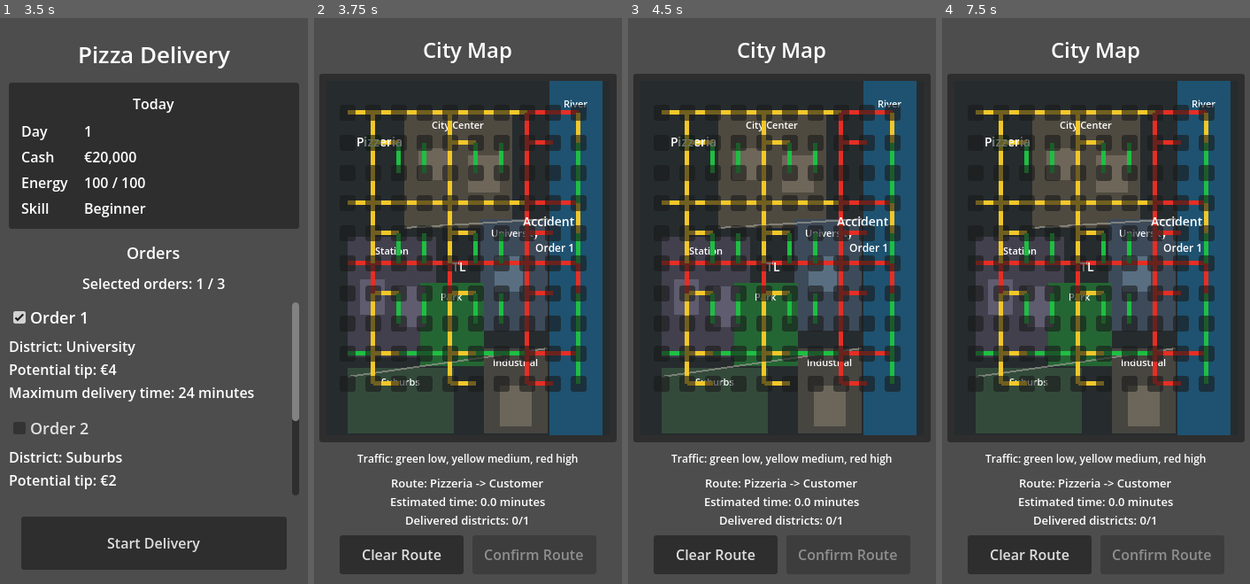
Above: before the commit, frames 1-4 (left to right).
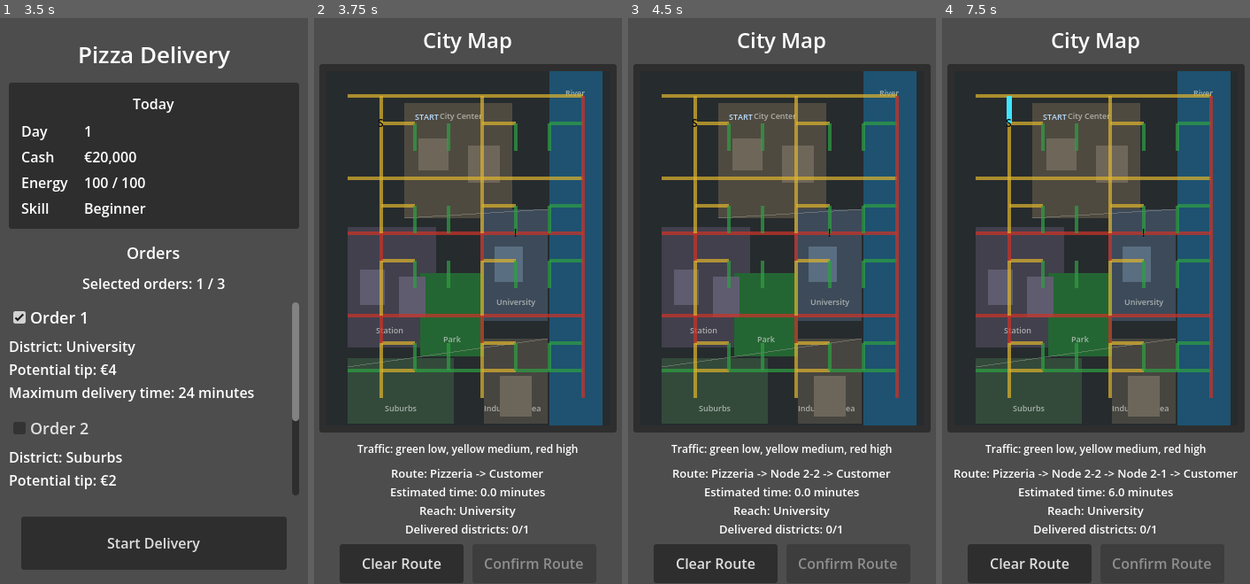
Above: after the commit, the same moments.

Repository: bubushen/project-ceo
Game: Godot game, scene res://main.tscn
Same seed, same stepped clock (60 frames per second), same inputs: the game is played once before the commit and once after it.
Inputs (mouse positions are in pixels of both pictures, inside the frame that each line leads up to):
- Up to frame 1 (3.5 s): click "Keep everything" at 0.5 s; click "Pizza Delivery" at 1.25 s; click "Confirm" at 2 s; click "Order 1" at 2.75 s
- Up to frame 2 (3.75 s): click "Start Delivery" at 3.5 s
- Up to frame 3 (4.5 s): click (695, 125) at 4.25 s, where only the run after the commit has a clickable "S"
- Up to frame 4 (7.5 s): click (975, 114) at 5.02 s; click (975, 97) at 5.77 s; click (1000, 114) at 6.52 s; click (1009, 97) at 7.27 s

Frame 1 is identical in both runs. In frame 2, 32% of the frame differs, in the area x 1-99%, y 2-100%; in frame 3, 32%; in frame 4, 32%.

Commit message:
wip: city map readability iteration

Diff:
--- a/UI/city_map/city_map.gd
+++ b/UI/city_map/city_map.gd
@@ -3,11 +3,11 @@
 
 signal delivery_completed(result: Dictionary)
 
-const GRID_COLUMNS := 10
-const GRID_ROWS := 10
-const GRID_ORIGIN := Vector2(24, 36)
-const GRID_SPACING := Vector2(29, 34)
-const PIZZERIA_POSITION := Vector2(52, 70)
+const GRID_COLUMNS := 8
+const GRID_ROWS := 12
+const GRID_ORIGIN := Vector2(24, 28)
+const GRID_SPACING := Vector2(38, 31)
+const PIZZERIA_POSITION := Vector2(62, 59)
 const START_NODE_ID := "Node 2-2"
 const BASE_PAY_PER_ORDER := 6
 const BASE_SEGMENT_TIME := 4.0
@@ -15,28 +15,33 @@
 const TRAFFIC_MEDIUM_MULTIPLIER := 1.5
 const TRAFFIC_HIGH_MULTIPLIER := 2.0
 
-const TRAFFIC_LOW := Color(0.12, 0.75, 0.26, 1.0)
-const TRAFFIC_MEDIUM := Color(0.95, 0.78, 0.16, 1.0)
-const TRAFFIC_HIGH := Color(0.9, 0.18, 0.14, 1.0)
-const NODE_NORMAL := Color.WHITE
-const NODE_SELECTED := Color(0.35, 0.75, 1.0, 1.0)
-const NODE_AVAILABLE := Color(0.45, 1.0, 0.55, 1.0)
-const NODE_FADED := Color(0.55, 0.55, 0.55, 0.75)
-
-const CUSTOMER_LOCATIONS := {
-	"City Center": Vector2(140, 110),
-	"Station": Vector2(54, 210),
-	"University": Vector2(226, 176),
-	"Industrial Area": Vector2(226, 310),
-	"Suburbs": Vector2(82, 344),
-}
+const TRAFFIC_LOW := Color(0.18, 0.62, 0.26, 0.72)
+const TRAFFIC_MEDIUM := Color(0.86, 0.7, 0.18, 0.72)
+const TRAFFIC_HIGH := Color(0.78, 0.2, 0.16, 0.74)
+const NODE_NORMAL := Color(0.03, 0.04, 0.05, 1.0)
+const NODE_SELECTED := Color(0.28, 0.88, 1.0, 1.0)
+const NODE_AVAILABLE := Color(0.38, 0.86, 0.5, 1.0)
+const NODE_START := Color(0.08, 0.38, 1.0, 1.0)
+const NODE_OBJECTIVE := Color(1.0, 0.58, 0.02, 1.0)
+const NODE_DELIVERED := Color(0.18, 1.0, 0.38, 1.0)
+const NODE_FADED := Color(0.05, 0.06, 0.07, 1.0)
+const NODE_OUTLINE := Color(0.86, 0.9, 0.92, 1.0)
+const NODE_TEXT := Color(0.03, 0.04, 0.05, 1.0)
+const NODE_START_OUTLINE := Color(0.72, 0.9, 1.0, 1.0)
+const NODE_OBJECTIVE_OUTLINE := Color(1.0, 0.96, 0.45, 1.0)
+const NORMAL_NODE_SIZE := Vector2(13, 13)
+const AVAILABLE_NODE_SIZE := Vector2(18, 18)
+const SELECTED_NODE_SIZE := Vector2(20, 20)
+const START_NODE_SIZE := Vector2(28, 28)
+const OBJECTIVE_NODE_SIZE := Vector2(30, 30)
+const DELIVERED_NODE_SIZE := Vector2(28, 28)
 
 const CUSTOMER_DELIVERY_NODES := {
-	"City Center": "Node 5-3",
-	"Station": "Node 2-6",
-	"University": "Node 8-5",
-	"Industrial Area": "Node 8-9",
-	"Suburbs": "Node 3-10",
+	"City Center": "Node 4-4",
+	"Station": "Node 2-7",
+	"University": "Node 6-6",
+	"Industrial Area": "Node 5-10",
+	"Suburbs": "Node 2-11",
 }
 
 @onready var _road_layer: Control = %RoadLayer
@@ -70,12 +75,6 @@
 	_clear_order_markers()
 	_clear_route()
 
-	var district_counts: Dictionary = {}
-	for order in selected_orders:
-		if order is Dictionary:
-			var order_data: Dictionary = order as Dictionary
-			_add_order_marker(order_data, district_counts)
-
 
 func _build_road_network() -> void:
 	for y in range(GRID_ROWS):
@@ -99,9 +98,10 @@
 			var node_id := _node_id(x, y)
 			var button := Button.new()
 			button.text = ""
-			button.size = Vector2(18, 18)
-			button.custom_minimum_size = Vector2(18, 18)
-			button.position = _node_position(x, y) - Vector2(9, 9)
+			button.flat = true
+			button.focus_mode = Control.FOCUS_NONE
+			button.mouse_default_cursor_shape = Control.CURSOR_POINTING_HAND
+			_apply_node_visual(button, _node_position(x, y), NORMAL_NODE_SIZE, NODE_NORMAL, 0)
 			button.pressed.connect(_on_intersection_pressed.bind(node_id))
 			_node_layer.add_child(button)
 			_node_buttons[node_id] = button
@@ -111,7 +111,7 @@
 func _add_road_segment(start: Vector2, end: Vector2, color: Color) -> void:
 	var road := Line2D.new()
 	road.points = PackedVector2Array([start, end])
-	road.width = 5.0
+	road.width = 4.0
 	road.default_color = color
 	_road_layer.add_child(road)
 
@@ -128,19 +128,19 @@
 
 
 func _has_horizontal_road(x: int, y: int) -> bool:
-	if y in [0, 3, 5, 8]:
+	if y in [0, 3, 5, 8, 10]:
 		return true
-	return x in [1, 4, 7] and not (y in [2, 7])
+	return x in [1, 4, 6] and not (y in [2, 7, 11])
 
 
 func _has_vertical_road(x: int, y: int) -> bool:
-	if x in [1, 4, 7, 9]:
+	if x in [1, 4, 7]:
 		return true
-	return y in [1, 4, 6] and not (x in [0, 8])
+	return y in [1, 4, 6, 9] and x != 0
 
 
 func _traffic_color(x: int, y: int) -> Color:
-	if x in [7, 8] or y == 5:
+	if x == 7 or y in [5, 8]:
 		return TRAFFIC_HIGH
 	if x in [1, 4] or y in [0, 3]:
 		return TRAFFIC_MEDIUM
@@ -171,27 +171,12 @@
 
 func _clear_order_markers() -> void:
 	for child in _order_marker_layer.get_children():
+		_order_marker_layer.remove_child(child)
 		child.queue_free()
 
 
-func _add_order_marker(order: Dictionary, district_counts: Dictionary) -> void:
-	var district := str(order.get("district", ""))
-	if not CUSTOMER_LOCATIONS.has(district):
-		return
-
-	var marker_count := int(district_counts.get(district, 0))
-	district_counts[district] = marker_count + 1
-
-	var marker := Label.new()
-	marker.text = "Order %d" % int(order.get("number", 0))
-	marker.horizontal_alignment = HORIZONTAL_ALIGNMENT_CENTER
-	marker.vertical_alignment = VERTICAL_ALIGNMENT_CENTER
-	marker.mouse_filter = Control.MOUSE_FILTER_IGNORE
-	marker.add_theme_font_size_override("font_size", 12)
-	marker.custom_minimum_size = Vector2(66, 26)
-	var base_position: Vector2 = CUSTOMER_LOCATIONS[district]
-	marker.position = base_position + Vector2(marker_count * 18, 0)
-	_order_marker_layer.add_child(marker)
+func _refresh_order_markers() -> void:
+	_clear_order_markers()
 
 
 func _on_intersection_pressed(node_id: String) -> void:
@@ -238,23 +223,77 @@
 	_refresh_node_highlights()
 
 
-func _set_node_state(node_id: String, state_color: Color) -> void:
+func _set_node_state(
+	node_id: String,
+	state_color: Color,
+	node_size: Vector2,
+	z_index: int,
+	label_text := "",
+	border_width := 2,
+	border_color := NODE_OUTLINE
+) -> void:
 	var button := _node_buttons[node_id] as Button
-	button.modulate = state_color
+	button.text = label_text
+	_apply_node_visual(button, _node_positions[node_id], node_size, state_color, z_index, border_width, border_color)
+
+
+func _apply_node_visual(
+	button: Button,
+	center_position: Vector2,
+	node_size: Vector2,
+	fill_color: Color,
+	node_z_index: int,
+	border_width := 2,
+	border_color := NODE_OUTLINE
+) -> void:
+	button.size = node_size
+	button.custom_minimum_size = node_size
+	button.position = center_position - node_size * 0.5
+	button.z_index = node_z_index
+
+	var node_style := StyleBoxFlat.new()
+	node_style.bg_color = fill_color
+	node_style.border_color = border_color
+	node_style.border_width_left = border_width
+	node_style.border_width_top = border_width
+	node_style.border_width_right = border_width
+	node_style.border_width_bottom = border_width
+	var corner_radius := int(node_size.x * 0.5)
+	node_style.corner_radius_top_left = corner_radius
+	node_style.corner_radius_top_right = corner_radius
+	node_style.corner_radius_bottom_right = corner_radius
+	node_style.corner_radius_bottom_left = corner_radius
+	button.add_theme_stylebox_override("normal", node_style)
+	button.add_theme_stylebox_override("hover", node_style)
+	button.add_theme_stylebox_override("pressed", node_style)
+	button.add_theme_stylebox_override("disabled", node_style)
+	button.add_theme_color_override("font_color", NODE_TEXT)
+	button.add_theme_color_override("font_hover_color", NODE_TEXT)
+	button.add_theme_color_override("font_pressed_color", NODE_TEXT)
+	var node_font_size := 8 if button.text.is_empty() else int(max(12.0, node_size.x * 0.42))
+	button.add_theme_font_size_override("font_size", node_font_size)
+	button.modulate = Color.WHITE
 
 
 func _refresh_node_highlights() -> void:
 	var valid_next_nodes: Array = _valid_next_nodes()
 	for node_id in _node_buttons:
 		var node_id_string: String = str(node_id)
-		if _selected_route_nodes.has(node_id_string):
-			_set_node_state(node_id_string, NODE_SELECTED)
+		if _is_delivered_node(node_id_string):
+			_set_node_state(node_id_string, NODE_DELIVERED, DELIVERED_NODE_SIZE, 80, "OK", 3, NODE_OUTLINE)
+		elif node_id_string == START_NODE_ID:
+			_set_node_state(node_id_string, NODE_START, START_NODE_SIZE, 70, "S", 3, NODE_START_OUTLINE)
+		elif _selected_route_nodes.has(node_id_string):
+			_set_node_state(node_id_string, NODE_SELECTED, SELECTED_NODE_SIZE, 50, "", 2, NODE_START_OUTLINE)
+		elif _is_delivery_objective_node(node_id_string):
+			_set_node_state(node_id_string, NODE_OBJECTIVE, OBJECTIVE_NODE_SIZE, 100, "!", 4, NODE_OBJECTIVE_OUTLINE)
 		elif valid_next_nodes.has(node_id_string):
-			_set_node_state(node_id_string, NODE_AVAILABLE)
+			_set_node_state(node_id_string, NODE_AVAILABLE, AVAILABLE_NODE_SIZE, 40, "", 3, NODE_OUTLINE)
 		elif _selected_route_nodes.is_empty():
-			_set_node_state(node_id_string, NODE_NORMAL)
+			_set_node_state(node_id_string, NODE_NORMAL, NORMAL_NODE_SIZE, 0)
 		else:
-			_set_node_state(node_id_string, NODE_FADED)
+			_set_node_state(node_id_string, NODE_FADED, NORMAL_NODE_SIZE, 0)
+	_refresh_order_markers()
 
 
 func _valid_next_nodes() -> Array:
@@ -283,9 +322,10 @@
 	for node_id in _selected_route_nodes:
 		route_text += " -> " + node_id
 
-	_route_label.text = "%s -> Customer\nEstimated time: %.1f minutes" % [
+	_route_label.text = "%s -> Customer\nEstimated time: %.1f minutes\n%s" % [
 		route_text,
 		_calculate_route_time(),
+		_objective_status_text(),
 	]
 	_route_label.text += "\nDelivered districts: %d/%d" % [
 		_delivered_district_count(),
@@ -321,14 +361,29 @@
 
 
 func _delivered_district_count() -> int:
-	var delivered_count := 0
+	return _delivered_districts().size()
+
+
+func _delivered_districts() -> Array:
+	var delivered_districts: Array = []
 	for district in _required_delivery_districts():
 		var district_name: String = str(district)
 		var delivery_node: String = str(CUSTOMER_DELIVERY_NODES[district_name])
 		if _selected_route_nodes.has(delivery_node):
-			delivered_count += 1
-
-	return delivered_count
+			delivered_districts.append(district_name)
+
+	return delivered_districts
+
+
+func _remaining_districts() -> Array:
+	var remaining_districts: Array = []
+	for district in _required_delivery_districts():
+		var district_name: String = str(district)
+		var delivery_node: String = str(CUSTOMER_DELIVERY_NODES[district_name])
+		if not _selected_route_nodes.has(delivery_node):
+			remaining_districts.append(district_name)
+
+	return remaining_districts
 
 
 func _required_delivery_districts() -> Array:
@@ -343,25 +398,67 @@
 	return required_districts
 
 
+func _is_delivery_objective_node(node_id: String) -> bool:
+	for district in _required_delivery_districts():
+		var district_name: String = str(district)
+		if str(CUSTOMER_DELIVERY_NODES[district_name]) == node_id:
+			return true
+
+	return false
+
+
+func _is_delivered_node(node_id: String) -> bool:
+	return _is_delivery_objective_node(node_id) and _selected_route_nodes.has(node_id)
+
+
+func _objective_status_text() -> String:
+	var remaining_districts: Array = _remaining_districts()
+	if remaining_districts.is_empty():
+		return "Reach: None"
+
+	return "Reach: %s" % _join_district_names(remaining_districts)
+
+
+func _join_district_names(districts: Array) -> String:
+	var district_names: Array[String] = []
+	for district in districts:
+		district_names.append(str(district))
+
+	return ", ".join(district_names)
+
+
 func _calculate_delivery_result() -> Dictionary:
 	var route_time := _calculate_route_time()
-	var base_pay_total := _selected_orders.size() * BASE_PAY_PER_ORDER
+	var valid_orders: Array = _valid_selected_orders()
+	var orders_delivered := valid_orders.size()
+	var base_pay_total := orders_delivered * BASE_PAY_PER_ORDER
 	var tip_total := 0
 
-	for order in _selected_orders:
-		if order is Dictionary:
-			var order_data: Dictionary = order as Dictionary
-			tip_total += _calculate_tip(order_data, route_time)
+	for order in valid_orders:
+		var order_data: Dictionary = order as Dictionary
+		tip_total += _calculate_tip(order_data, route_time)
 
 	var total_earned := base_pay_total + tip_total
 	return {
-		"orders_delivered": _selected_orders.size(),
+		"orders_delivered": orders_delivered,
 		"base_pay_total": base_pay_total,
 		"tip_total": tip_total,
 		"total_earned": total_earned,
 		"route_time": route_time,
 		"customer_satisfaction": _customer_satisfaction(route_time),
 	}
+
+
+func _valid_selected_orders() -> Array:
+	var valid_orders: Array = []
+	for order in _selected_orders:
+		if order is Dictionary:
+			var order_data: Dictionary = order as Dictionary
+			var district_name: String = str(order_data.get("district", ""))
+			if CUSTOMER_DELIVERY_NODES.has(district_name):
+				valid_orders.append(order_data)
+
+	return valid_orders
 
 
 func _calculate_route_time() -> float:
@@ -389,21 +486,21 @@
 
 
 func _customer_satisfaction(route_time: float) -> String:
-	if _selected_orders.is_empty():
+	var valid_orders: Array = _valid_selected_orders()
+	if valid_orders.is_empty():
 		return "Bad"
 
 	var on_time_orders := 0
 	var late_orders := 0
-	for order in _selected_orders:
-		if order is Dictionary:
-			var order_data: Dictionary = order as Dictionary
-			var max_delivery_time := float(order_data.get("max_delivery_time", 0))
-			if route_time <= max_delivery_time:
-				on_time_orders += 1
-			elif route_time <= max_delivery_time * 1.25:
-				late_orders += 1
-
-	if on_time_orders == _selected_orders.size():
+	for order in valid_orders:
+		var order_data: Dictionary = order as Dictionary
+		var max_delivery_time := float(order_data.get("max_delivery_time", 0))
+		if route_time <= max_delivery_time:
+			on_time_orders += 1
+		elif route_time <= max_delivery_time * 1.25:
+			late_orders += 1
+
+	if on_time_orders == valid_orders.size():
 		return "Great"
 	if on_time_orders + late_orders > 0:
 		return "Good"
--- a/UI/city_map/city_map.tscn
+++ b/UI/city_map/city_map.tscn
@@ -127,61 +127,67 @@
 
 [node name="CityCenterLabel" type="Label" parent="MarginContainer/VBoxContainer/MapFrame/MapMargin/MapCanvas/DistrictLabels"]
 layout_mode = 0
-offset_left = 104.0
-offset_top = 42.0
-offset_right = 194.0
+offset_left = 108.0
+offset_top = 44.0
+offset_right = 198.0
 offset_bottom = 64.0
-theme_override_font_sizes/font_size = 11
+theme_override_colors/font_color = Color(0.82, 0.84, 0.82, 0.72)
+theme_override_font_sizes/font_size = 9
 text = "City Center"
 horizontal_alignment = 1
 
 [node name="StationLabel" type="Label" parent="MarginContainer/VBoxContainer/MapFrame/MapMargin/MapCanvas/DistrictLabels"]
 layout_mode = 0
-offset_left = 40.0
-offset_top = 184.0
-offset_right = 108.0
-offset_bottom = 206.0
-theme_override_font_sizes/font_size = 11
+offset_left = 38.0
+offset_top = 286.0
+offset_right = 106.0
+offset_bottom = 306.0
+theme_override_colors/font_color = Color(0.82, 0.84, 0.82, 0.72)
+theme_override_font_sizes/font_size = 9
 text = "Station"
 horizontal_alignment = 1
 
 [node name="UniversityLabel" type="Label" parent="MarginContainer/VBoxContainer/MapFrame/MapMargin/MapCanvas/DistrictLabels"]
 layout_mode = 0
-offset_left = 180.0
-offset_top = 164.0
-offset_right = 246.0
-offset_bottom = 186.0
-theme_override_font_sizes/font_size = 11
+offset_left = 182.0
+offset_top = 254.0
+offset_right = 248.0
+offset_bottom = 274.0
+theme_override_colors/font_color = Color(0.82, 0.84, 0.82, 0.72)
+theme_override_font_sizes/font_size = 9
 text = "University"
 horizontal_alignment = 1
 
 [node name="IndustrialLabel" type="Label" parent="MarginContainer/VBoxContainer/MapFrame/MapMargin/MapCanvas/DistrictLabels"]
 layout_mode = 0
-offset_left = 180.0
-offset_top = 310.0
-offset_right = 248.0
-offset_bottom = 332.0
-theme_override_font_sizes/font_size = 11
-text = "Industrial"
+offset_left = 170.0
+offset_top = 374.0
+offset_right = 252.0
+offset_bottom = 394.0
+theme_override_colors/font_color = Color(0.82, 0.84, 0.82, 0.72)
+theme_override_font_sizes/font_size = 9
+text = "Industrial Area"
 horizontal_alignment = 1
 
 [node name="SuburbsLabel" type="Label" parent="MarginContainer/VBoxContainer/MapFrame/MapMargin/MapCanvas/DistrictLabels"]
 layout_mode = 0
 offset_left = 48.0
-offset_top = 332.0
+offset_top = 374.0
 offset_right = 120.0
-offset_bottom = 354.0
-theme_override_font_sizes/font_size = 11
+offset_bottom = 394.0
+theme_override_colors/font_color = Color(0.82, 0.84, 0.82, 0.72)
+theme_override_font_sizes/font_size = 9
 text = "Suburbs"
 horizontal_alignment = 1
 
 [node name="ParkLabel" type="Label" parent="MarginContainer/VBoxContainer/MapFrame/MapMargin/MapCanvas/DistrictLabels"]
 layout_mode = 0
 offset_left = 116.0
-offset_top = 236.0
+offset_top = 296.0
 offset_right = 168.0
-offset_bottom = 258.0
-theme_override_font_sizes/font_size = 11
+offset_bottom = 316.0
+theme_override_colors/font_color = Color(0.82, 0.84, 0.82, 0.72)
+theme_override_font_sizes/font_size = 9
 text = "Park"
 horizontal_alignment = 1
 
@@ -191,7 +197,8 @@
 offset_top = 18.0
 offset_right = 312.0
 offset_bottom = 40.0
-theme_override_font_sizes/font_size = 11
+theme_override_colors/font_color = Color(0.82, 0.84, 0.82, 0.72)
+theme_override_font_sizes/font_size = 9
 text = "River"
 horizontal_alignment = 1
 
@@ -245,13 +252,13 @@
 
 [node name="DistrictSeparatorNorth" type="Line2D" parent="MarginContainer/VBoxContainer/MapFrame/MapMargin/MapCanvas"]
 points = PackedVector2Array(88, 166, 250, 156)
-width = 2.0
-default_color = Color(0.62, 0.62, 0.58, 0.65)
+width = 1.0
+default_color = Color(0.62, 0.62, 0.58, 0.45)
 
 [node name="DistrictSeparatorSouth" type="Line2D" parent="MarginContainer/VBoxContainer/MapFrame/MapMargin/MapCanvas"]
 points = PackedVector2Array(24, 334, 250, 302)
-width = 2.0
-default_color = Color(0.62, 0.62, 0.58, 0.65)
+width = 1.0
+default_color = Color(0.62, 0.62, 0.58, 0.45)
 
 [node name="RoadLayer" type="Control" parent="MarginContainer/VBoxContainer/MapFrame/MapMargin/MapCanvas"]
 unique_name_in_owner = true
@@ -265,44 +272,27 @@
 
 [node name="RouteLine" type="Line2D" parent="MarginContainer/VBoxContainer/MapFrame/MapMargin/MapCanvas"]
 unique_name_in_owner = true
-width = 4.0
-default_color = Color(0.35, 0.75, 1, 1)
+z_index = 25
+width = 6.0
+default_color = Color(0.24, 0.9, 1, 1)
 
 [node name="PizzeriaMarker" type="Label" parent="MarginContainer/VBoxContainer/MapFrame/MapMargin/MapCanvas"]
-layout_mode = 0
-offset_left = 18.0
-offset_top = 54.0
-offset_right = 104.0
-offset_bottom = 84.0
-theme_override_font_sizes/font_size = 14
-text = "Pizzeria"
+z_index = 65
+layout_mode = 0
+offset_left = 82.0
+offset_top = 42.0
+offset_right = 146.0
+offset_bottom = 62.0
+mouse_filter = 2
+theme_override_colors/font_color = Color(0.72, 0.86, 1, 1)
+theme_override_font_sizes/font_size = 9
+text = "START"
 horizontal_alignment = 1
 vertical_alignment = 1
 
-[node name="TrafficLightMarker" type="Label" parent="MarginContainer/VBoxContainer/MapFrame/MapMargin/MapCanvas"]
-layout_mode = 0
-offset_left = 126.0
-offset_top = 196.0
-offset_right = 174.0
-offset_bottom = 224.0
-theme_override_font_sizes/font_size = 14
-text = "TL"
-horizontal_alignment = 1
-vertical_alignment = 1
-
-[node name="AccidentMarker" type="Label" parent="MarginContainer/VBoxContainer/MapFrame/MapMargin/MapCanvas"]
-layout_mode = 0
-offset_left = 218.0
-offset_top = 144.0
-offset_right = 286.0
-offset_bottom = 174.0
-theme_override_font_sizes/font_size = 14
-text = "Accident"
-horizontal_alignment = 1
-vertical_alignment = 1
-
 [node name="NodeLayer" type="Control" parent="MarginContainer/VBoxContainer/MapFrame/MapMargin/MapCanvas"]
 unique_name_in_owner = true
+z_index = 40
 layout_mode = 1
 anchors_preset = 15
 anchor_right = 1.0
@@ -312,6 +302,7 @@
 
 [node name="OrderMarkerLayer" type="Control" parent="MarginContainer/VBoxContainer/MapFrame/MapMargin/MapCanvas"]
 unique_name_in_owner = true
+z_index = 60
 layout_mode = 1
 anchors_preset = 15
 anchor_right = 1.0
